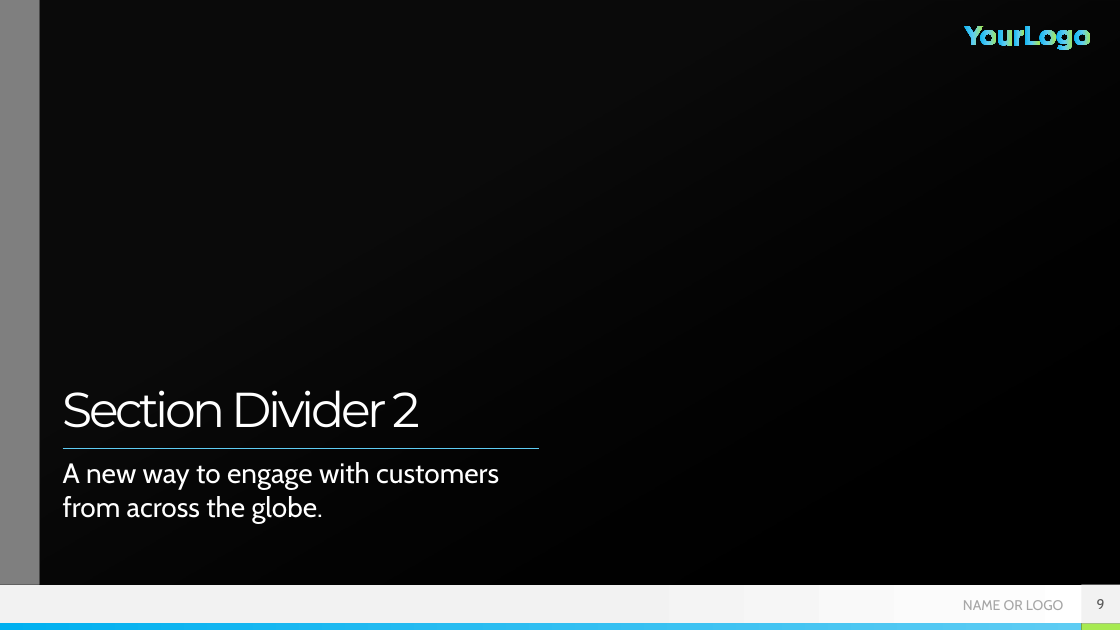
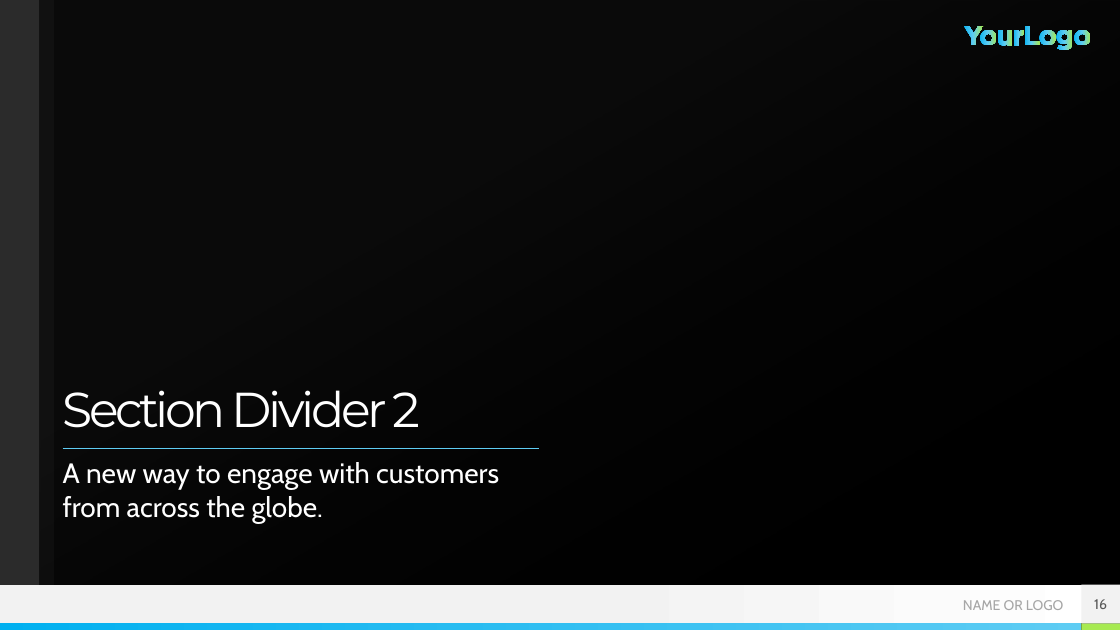
Before and after one commit to accuit/IqHealth, a slide deck: slide 16 of IqHealth/Marketing/HealthIQ-2.pptx (slide 9 before the commit). Drawn at 1120x630 pixels with LibreOffice and Linux fonts; fonts in the diff are those of the drawing; background and template pictures are left out; a plain dark background stands for a picture behind light text. Boxes give left, top, right and bottom in pixels: in the first picture for what was removed or moved away, otherwise in the second. Text is boxed around its words. In the diff, an @@ line names an element or a change of style, - is before the commit and + after.

```diff
--- a/IqHealth/Marketing/HealthIQ-2.pptx
+++ b/IqHealth/Marketing/HealthIQ-2.pptx
@@ rectangle removed at <box>0,0,39,585</box> @@
@@ rectangle: place and size @@
-rectangle at <box>39,0,1120,585</box>
+rectangle at <box>55,0,1120,585</box>
@@ page number at <box>1094,599,1107,609</box>: text changed @@
-9
+16
```
Also in this commit, not shown: 1 other slide changed, 7 slides added, 38 other files.
